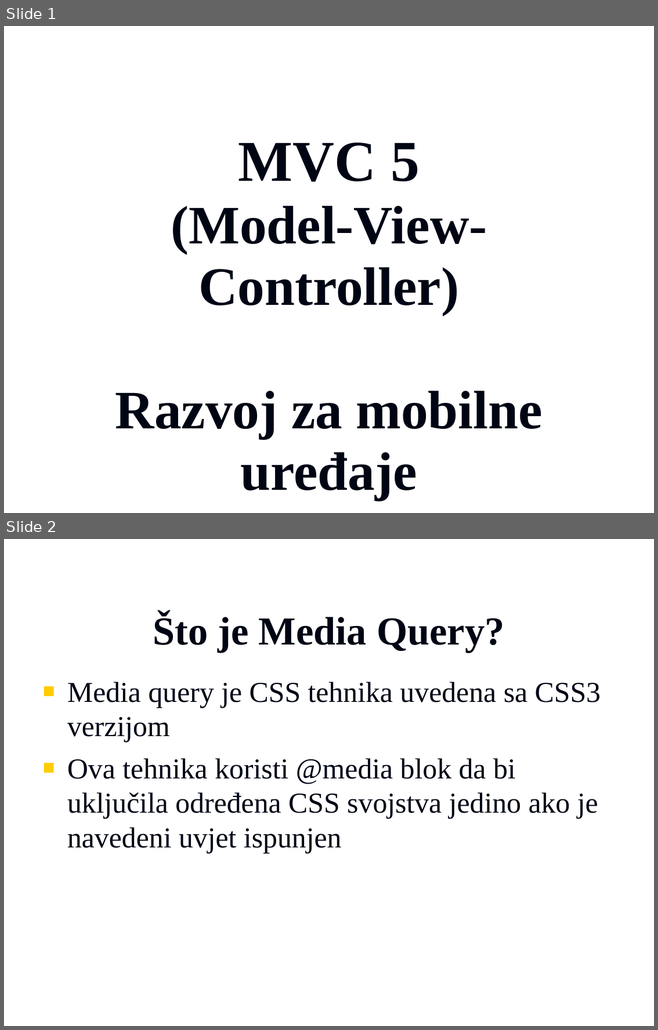
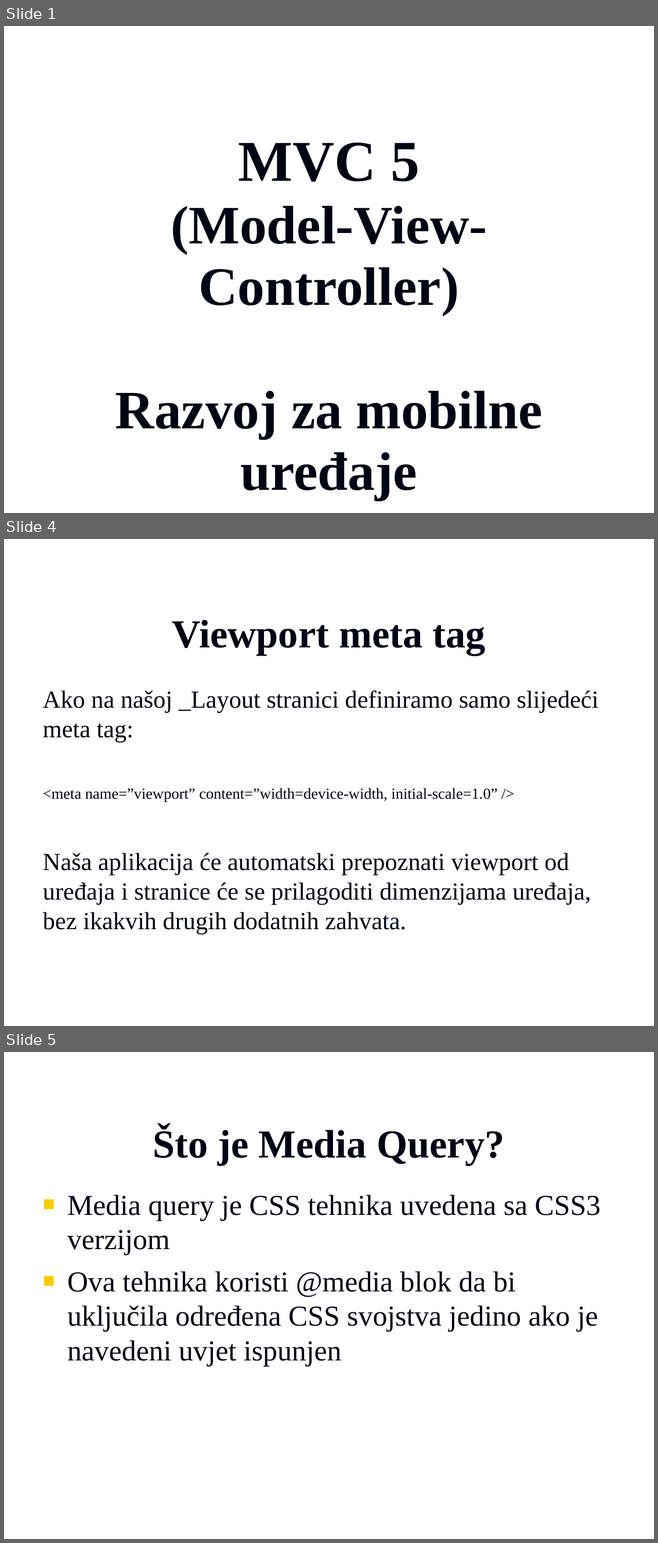
Before and after one commit to vzdesic/PZI, a slide deck: PPTs/19 MVC mobilni razvoj.ppt. Shown one above the other, each under a label of ours: slides 1 and 2 before the commit, slides 1, 4 and 5 after it; the slides between them are not shown. The pictures are 658x1030 and 658x1543 pixels, drawn with LibreOffice and Linux fonts; fonts in the diff are those of the drawing; background and template pictures are left out. Boxes give left, top, right and bottom in pixels: in the first picture for what was removed or moved away, otherwise in the second. Text is boxed around its words. In the diff, an @@ line names an element or a change of style, - is before the commit and + after.

```diff
--- a/PPTs/19 MVC mobilni razvoj.ppt
+++ b/PPTs/19 MVC mobilni razvoj.ppt
@@ slide 4 added at [4,539,654,1026], background picture (left out) @@
@@ title added at [172,620,485,655], 44 pt, text #000514, bold @@
+Viewport meta tag
@@ text added at [43,690,598,934], 27.2 pt, text #000514 @@
+Ako na našoj _Layout stranici definiramo samo slijedeći meta tag:
+<meta name=”viewport” content=”width=device-width, initial-scale=1.0” />
+Naša aplikacija će automatski prepoznati viewport od uređaja i stranice će se prilagoditi dimenzijama uređaja, bez ikakvih drugih dodatnih zahvata.
@@ what was slide 2 is now slide 5 @@
```
Also in this commit, not shown: 1 slide changed, 2 other slides added, 7 other files.
